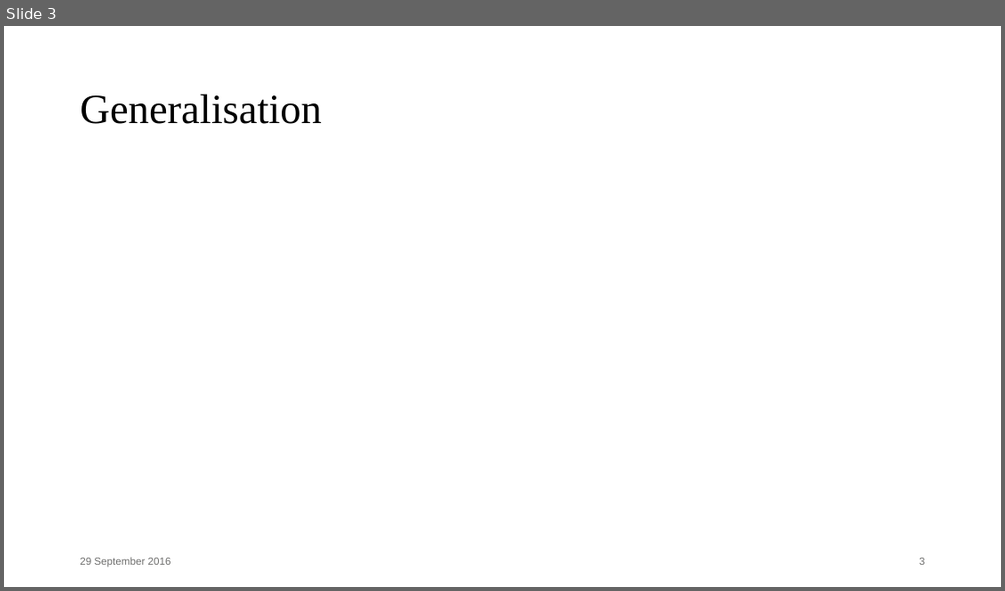
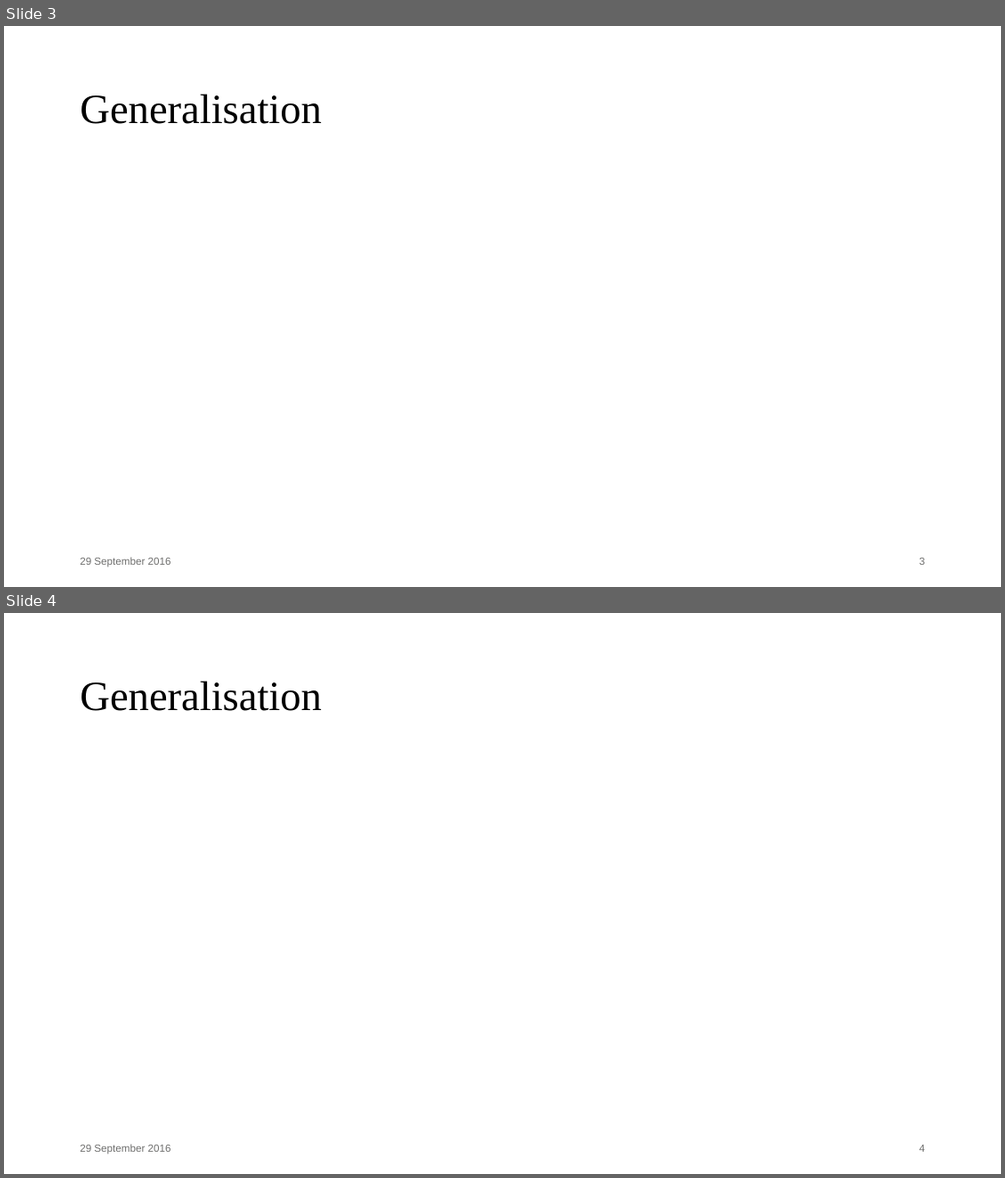
Before and after one commit to Aimenel/MT, a slide deck: presentations/Final Presentation/Final.pptx. Shown one above the other, each under a label of ours: slide 3 before the commit, slides 3 and 4 after it. The pictures are 1005x591 and 1005x1178 pixels, drawn with LibreOffice and Linux fonts; fonts in the diff are those of the drawing; grey boxes stand for pictures. Boxes give left, top, right and bottom in pixels: in the first picture for what was removed or moved away, otherwise in the second. Text is boxed around its words. In the diff, an @@ line names an element or a change of style, - is before the commit and + after.

```diff
--- a/presentations/Final Presentation/Final.pptx
+++ b/presentations/Final Presentation/Final.pptx
@@ slide 4 added at (4,613,1001,1174), background #FFFFFF @@
@@ title added at (80,681,322,711), 40 pt, text #000000 @@
+Generalisation
@@ text added at (80,1143,171,1154), 10 pt, text #6F6F6E @@
+29 September 2016
@@ page number added at (919,1144,924,1151), 10 pt, text #6F6F6E @@
+4
```
Also in this commit, not shown: 13 slides changed, 11 other slides added.
